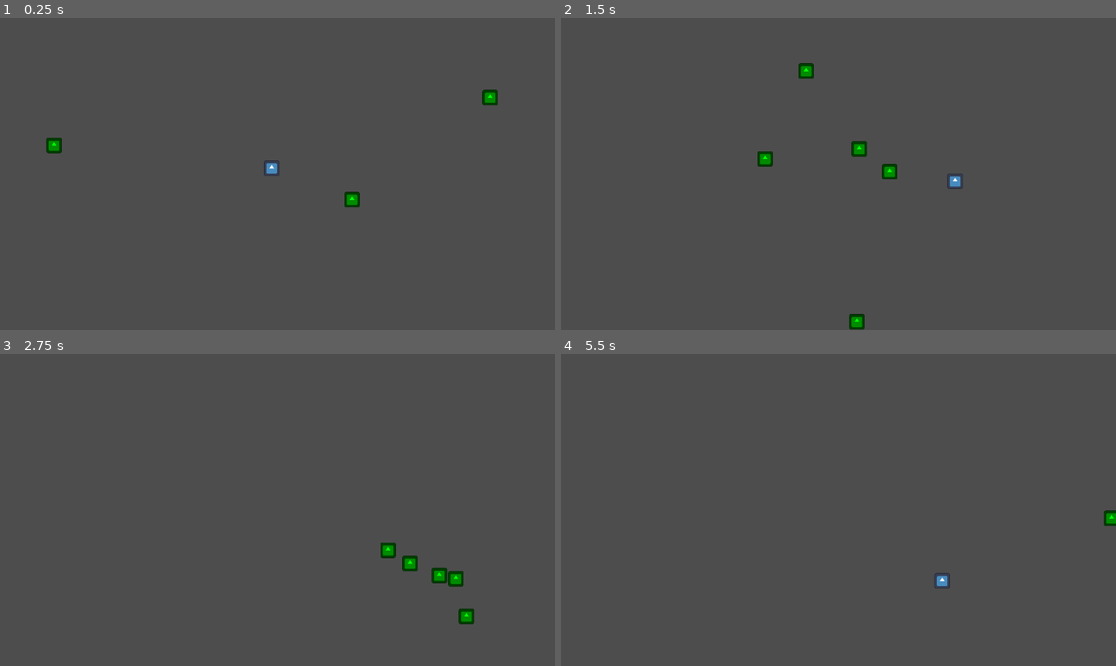
Above: before the commit, frames 1-4 (two rows, left to right).
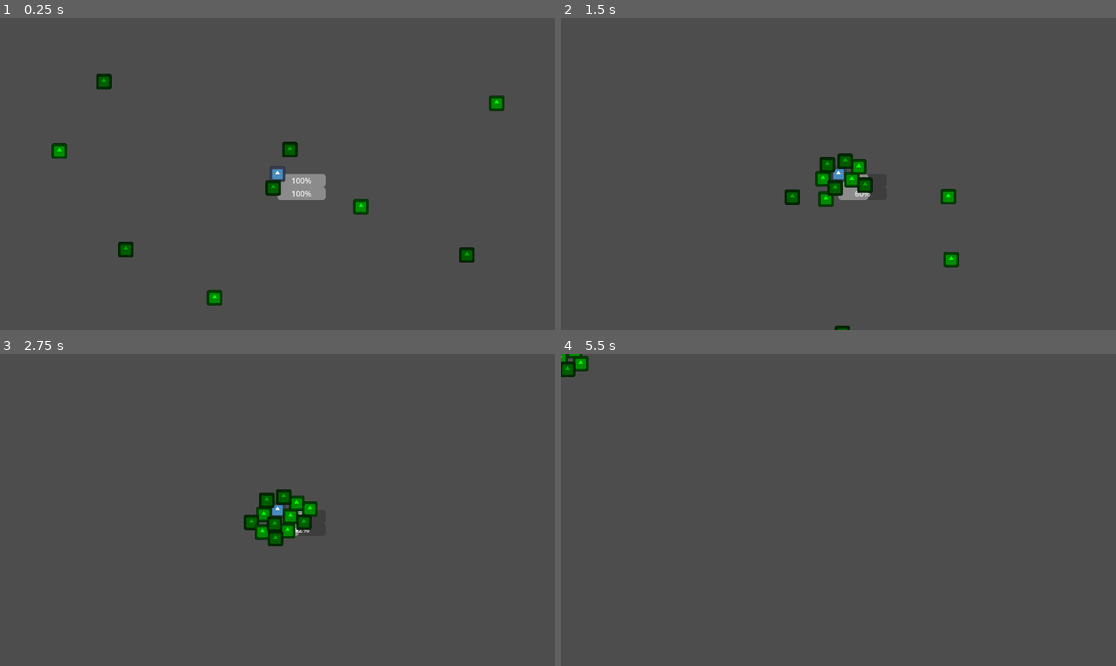
Above: after the commit, the same moments.

Repository: not-malware-exe/cse290r
Game: Godot game, scene res://world.tscn
The game is run twice, just before and just after one commit, with the same random seed, the same clock (stepped at 60 frames per second) and the same inputs. The engine's default icon, where the game draws it, is replaced by a stand-in: a white triangle on a blue panel in a dark square.
Inputs:
- Up to frame 1 (0.25 s): no input
- Up to frame 2 (1.5 s): hold D (Right) 0.53-1.28 s; tap Shift (Dash) at 0.6, 1.35 s; hold S (Down) from 1.28 s (still down)
- Up to frame 3 (2.75 s): release S (Down) at 2.03 s; hold D (Right) from 2.03 s (still down); tap Shift (Dash) at 2.1 s
- Up to frame 4 (5.5 s): release D (Right) at 2.78 s; hold W (Up) 2.78-3.53 s; tap Shift (Dash) every 0.75 s from 2.85 to 5.1 s; hold A (Left) 3.53-5.03 s; hold S (Down) from 5.03 s (still down)

The runs differ from the first frame. In frame 1, 2.3% of the frame differs, in the area x 8-91%, y 17-93%; in frame 2, 2.5%, in the area x 35-73%, y 14-100%; in frame 3, 2.3%; in frame 4, 0.5%.
Error after the commit: Out of bounds get index '0' (on base: 'Array[Node]') (res://states/zombie_ai/zombie_ai.gd:22)

Commit message:
E

Diff:
--- a/zombie-shooter/character.gd
+++ b/zombie-shooter/character_scenes/character.gd
@@ -6,7 +6,19 @@
 @export var drag : float = 0.9
 @export var friction : float = 60.0
 
+@export var energy : float = 100.0
+@export var health : float = 100.0
+
+
+
 var impulse : Vector2 = Vector2.ZERO
+func _process(delta: float) -> void:
+	velocity -= velocity * drag * delta
+	apply_friction(delta)
+	velocity += impulse
+	impulse = Vector2.ZERO
+	energy = min(energy + delta, 100.0)
+
 func apply_friction(delta : float):
 
 	for axis in 2:
@@ -20,10 +32,13 @@
 
 
 
-func _process(delta: float) -> void:
-	velocity -= velocity * drag * delta
-	apply_friction(delta)
-
 func _physics_process(_delta: float) -> void:
 
 	move_and_slide()
+
+func damage(amount : float):
+	health -= amount
+	print(health)
+	if health <= 0:
+		queue_free()
+		print("deadaa")
--- a/zombie-shooter/character_body_2d.tscn
+++ b/zombie-shooter/character_scenes/character_body_2d.tscn
@@ -1,7 +1,9 @@
 [gd_scene load_steps=2 format=3 uid="uid://b11nlt1l2hiqc"]
 
-[ext_resource type="Script" uid="uid://cw5ccrtse1g6y" path="res://character.gd" id="1_f50pn"]
+[ext_resource type="Script" uid="uid://cw5ccrtse1g6y" path="res://character_scenes/character.gd" id="1_f50pn"]
 
 [node name="CharacterBody2D" type="CharacterBody2D"]
 motion_mode = 1
 script = ExtResource("1_f50pn")
+
+[node name="DashTimer" type="Timer" parent="."]
--- /dev/null
+++ b/zombie-shooter/character_scenes/player_character.gd
@@ -0,0 +1,10 @@
+extends Character
+
+@export var dash_module : DashModule = null
+
+func _process(delta : float):
+	super(delta)
+
+	var direction : Vector2 = Input.get_vector("Left","Right","Up","Down")
+	impulse = acceleration * direction * delta
+	if Input.is_action_just_pressed("Dash"): dash_module.attempt_dash(direction)
--- /dev/null
+++ b/zombie-shooter/character_scenes/player_character.tscn
@@ -0,0 +1,35 @@
+[gd_scene load_steps=6 format=3 uid="uid://d8jc4oy7yg2l"]
+
+[ext_resource type="Script" uid="uid://dxmk5gooq55et" path="res://character_scenes/player_character.gd" id="1_02ohv"]
+[ext_resource type="Texture2D" uid="uid://detrigj2ejk0n" path="res://icon.svg" id="2_5up26"]
+[ext_resource type="Script" uid="uid://rqtawah201qv" path="res://dash_module.gd" id="3_4akcp"]
+[ext_resource type="PackedScene" uid="uid://dvds5ipt0rlop" path="res://vitality_ui.tscn" id="4_wkojq"]
+
+[sub_resource type="CircleShape2D" id="CircleShape2D_02ohv"]
+radius = 15.0
+
+[node name="PlayerCharacter" type="CharacterBody2D" node_paths=PackedStringArray("dash_module") groups=["Player"]]
+motion_mode = 1
+script = ExtResource("1_02ohv")
+dash_module = NodePath("DashModule")
+metadata/_custom_type_script = "uid://cw5ccrtse1g6y"
+
+[node name="CollisionShape2D" type="CollisionShape2D" parent="."]
+shape = SubResource("CircleShape2D_02ohv")
+
+[node name="Camera2D" type="Camera2D" parent="."]
+position_smoothing_enabled = true
+
+[node name="VitalityUI" parent="Camera2D" node_paths=PackedStringArray("player") instance=ExtResource("4_wkojq")]
+player = NodePath("../..")
+
+[node name="Sprite2D" type="Sprite2D" parent="."]
+scale = Vector2(0.25, 0.25)
+texture = ExtResource("2_5up26")
+
+[node name="DashModule" type="Node" parent="." node_paths=PackedStringArray("dash_timer")]
+script = ExtResource("3_4akcp")
+dash_timer = NodePath("DashTimer")
+
+[node name="DashTimer" type="Timer" parent="DashModule"]
+wait_time = 0.5
--- /dev/null
+++ b/zombie-shooter/character_scenes/zombies/leaper.tscn
@@ -0,0 +1,40 @@
+[gd_scene load_steps=7 format=3 uid="uid://cj8pu66vhmgkh"]
+
+[ext_resource type="Script" uid="uid://cw5ccrtse1g6y" path="res://character_scenes/character.gd" id="1_osos2"]
+[ext_resource type="Texture2D" uid="uid://detrigj2ejk0n" path="res://icon.svg" id="2_kdmq8"]
+[ext_resource type="Script" uid="uid://bv20qxjmj1mer" path="res://states/zombie_ai/leaper_ai.gd" id="3_osos2"]
+[ext_resource type="Script" uid="uid://rqtawah201qv" path="res://dash_module.gd" id="4_iaex7"]
+[ext_resource type="PackedScene" uid="uid://bjjy5evprjiks" path="res://weapons/claws.tscn" id="5_kdmq8"]
+
+[sub_resource type="CircleShape2D" id="CircleShape2D_eseir"]
+radius = 15.0
+
+[node name="Zombie" type="CharacterBody2D" groups=["Zombie"]]
+motion_mode = 1
+script = ExtResource("1_osos2")
+metadata/_custom_type_script = "uid://cw5ccrtse1g6y"
+
+[node name="CollisionShape2D" type="CollisionShape2D" parent="."]
+shape = SubResource("CircleShape2D_eseir")
+
+[node name="Sprite2D" type="Sprite2D" parent="."]
+modulate = Color(3.8263947e-06, 0.657962, 1.1551381e-06, 1)
+scale = Vector2(0.25, 0.25)
+texture = ExtResource("2_kdmq8")
+
+[node name="LeaperAI" type="Node" parent="." node_paths=PackedStringArray("dash_module")]
+script = ExtResource("3_osos2")
+dash_module = NodePath("../DashModule")
+enter_on_set_up = true
+metadata/_custom_type_script = "uid://bv20qxjmj1mer"
+
+[node name="DashModule" type="Node" parent="." node_paths=PackedStringArray("dash_timer")]
+script = ExtResource("4_iaex7")
+dash_impulse = 480.0
+dash_timer = NodePath("DashTimer")
+dash_energy_cost = 0.0
+
+[node name="DashTimer" type="Timer" parent="DashModule"]
+wait_time = 2.0
+
+[node name="Claws" parent="." instance=ExtResource("5_kdmq8")]
--- /dev/null
+++ b/zombie-shooter/character_scenes/zombies/zombie.gd
@@ -0,0 +1,24 @@
+extends Character
+
+var chase_type : int = 1
+
+
+func _process(delta: float) -> void:
+	super(delta)
+	var direction : Vector2 = Vector2.ZERO
+	match chase_type:
+		1:
+			direction = (target_player.global_position - global_position).normalized()
+
+		2:
+			direction = ((target_player.global_position + target_player.velocity + target_player.impulse*target_player.impulse) - global_position).normalized()
+		3:
+			direction = ((target_player.global_position + target_player.impulse*target_player.impulse) - global_position).normalized()
+		4:
+			direction = ((target_player.global_position + target_player.velocity + target_player.impulse*target_player.impulse) - global_position).normalized()
+	impulse = acceleration * direction * delta
+
+	super(delta)
+	velocity += impulse
+	var distance_from_target = (target_player.global_position - global_position).length()
+	if distance_from_target < 250 && distance_from_target > 40: dash_module.attempt_dash(direction)
--- /dev/null
+++ b/zombie-shooter/character_scenes/zombies/zombie.tscn
@@ -0,0 +1,43 @@
+[gd_scene load_steps=7 format=3 uid="uid://ccy7kgichnmy4"]
+
+[ext_resource type="Script" uid="uid://cw5ccrtse1g6y" path="res://character_scenes/character.gd" id="1_eseir"]
+[ext_resource type="Texture2D" uid="uid://detrigj2ejk0n" path="res://icon.svg" id="2_jmu02"]
+[ext_resource type="Script" uid="uid://rqtawah201qv" path="res://dash_module.gd" id="3_jmu02"]
+[ext_resource type="Script" uid="uid://4n7gxb7je7a8" path="res://states/zombie_ai/zombie_ai.gd" id="4_eseir"]
+[ext_resource type="PackedScene" uid="uid://bjjy5evprjiks" path="res://weapons/claws.tscn" id="5_28uo6"]
+
+[sub_resource type="CircleShape2D" id="CircleShape2D_eseir"]
+radius = 15.0
+
+[node name="Zombie" type="CharacterBody2D" groups=["Zombie"]]
+motion_mode = 1
+script = ExtResource("1_eseir")
+acceleration = 480.0
+drag = null
+friction = null
+energy = null
+health = null
+metadata/_custom_type_script = "uid://cw5ccrtse1g6y"
+
+[node name="CollisionShape2D" type="CollisionShape2D" parent="."]
+shape = SubResource("CircleShape2D_eseir")
+
+[node name="Sprite2D" type="Sprite2D" parent="."]
+modulate = Color(0, 1, 0, 1)
+scale = Vector2(0.25, 0.25)
+texture = ExtResource("2_jmu02")
+
+[node name="ZombieAI" type="Node" parent="."]
+script = ExtResource("4_eseir")
+enter_on_set_up = true
+
+[node name="DashModule" type="Node" parent="." node_paths=PackedStringArray("dash_timer")]
+script = ExtResource("3_jmu02")
+dash_impulse = 480.0
+dash_timer = NodePath("DashTimer")
+dash_energy_cost = 0.0
+
+[node name="DashTimer" type="Timer" parent="DashModule"]
+wait_time = 2.0
+
+[node name="Claws" parent="." instance=ExtResource("5_28uo6")]
--- /dev/null
+++ b/zombie-shooter/dash_module.gd
@@ -0,0 +1,25 @@
+extends Node
+class_name DashModule
+
+@export var dash_impulse : float = 240
+var can_dash : bool = true
+@export var dash_timer : Timer = Timer.new()
+@export var dash_energy_cost : float = 20.0
+
+var character : Character = null
+
+func _ready():
+	var parent = get_parent()
+	if parent is Character: character = parent
+	else: return
+	dash_timer.timeout.connect(dash_time_out)
+
+func attempt_dash(direction : Vector2):
+	if !can_dash or character.energy < dash_energy_cost: return
+	dash_timer.start()
+	can_dash = false
+	character.impulse += direction * dash_impulse
+	character.energy -= dash_energy_cost
+
+func dash_time_out():
+	can_dash = true
--- /dev/null
+++ b/zombie-shooter/dash_module.tscn
@@ -0,0 +1,9 @@
+[gd_scene load_steps=2 format=3 uid="uid://bsxgfxl1eb1pn"]
+
+[ext_resource type="Script" uid="uid://rqtawah201qv" path="res://dash_module.gd" id="1_88gd3"]
+
+[node name="DashModule" type="Node" node_paths=PackedStringArray("dash_timer")]
+script = ExtResource("1_88gd3")
+dash_timer = NodePath("DashTimer")
+
+[node name="DashTimer" type="Timer" parent="."]
--- a/zombie-shooter/player_character.gd
+++ /dev/null
@@ -1,12 +0,0 @@
-extends Character
-
-var dash_impulse : float = 240
-
-func _process(delta : float):
-
-	var direction : Vector2 = Input.get_vector("Left","Right","Up","Down")
-	var dashing : bool = Input.is_action_just_pressed("Dash")
-	impulse = acceleration * direction * delta + dash_impulse * direction * float(dashing)
-
-	super(delta)
-	velocity += impulse
--- a/zombie-shooter/player_character.tscn
+++ /dev/null
@@ -1,23 +0,0 @@
-[gd_scene load_steps=4 format=3 uid="uid://d8jc4oy7yg2l"]
-
-[ext_resource type="Script" uid="uid://dxmk5gooq55et" path="res://player_character.gd" id="1_02ohv"]
-[ext_resource type="Texture2D" uid="uid://detrigj2ejk0n" path="res://icon.svg" id="2_5up26"]
-
-[sub_resource type="CircleShape2D" id="CircleShape2D_02ohv"]
-radius = 15.0
-
-[node name="PlayerCharacter" type="CharacterBody2D" groups=["Player"]]
-motion_mode = 1
-script = ExtResource("1_02ohv")
-metadata/_custom_type_script = "uid://cw5ccrtse1g6y"
-
-[node name="CollisionShape2D" type="CollisionShape2D" parent="."]
-shape = SubResource("CircleShape2D_02ohv")
-
-[node name="Camera2D" type="Camera2D" parent="."]
-enabled = false
-position_smoothing_enabled = true
-
-[node name="Sprite2D" type="Sprite2D" parent="."]
-scale = Vector2(0.25, 0.25)
-texture = ExtResource("2_5up26")
--- /dev/null
+++ b/zombie-shooter/states/state.gd
@@ -0,0 +1,43 @@
+extends Node
+class_name State
+
+@export var enter_on_set_up : bool = false
+
+var entered_parent : Node
+
+@export var delay_time : float = 0.0
+var active_time : float = 0.0
+
+func _ready() -> void:
+	if enter_on_set_up:
+		enter()
+	else:
+		process_mode = Node.PROCESS_MODE_DISABLED
+
+func enter():
+	entered_parent = get_parent()
+	process_mode = Node.PROCESS_MODE_INHERIT
+
+
+func init_parallel_state(friend : State = null):
+
+	friend.enter()
+
+
+func exit(successor : State = null):
+
+	if successor: successor.enter()
+	process_mode = Node.PROCESS_MODE_DISABLED
+	active_time = 0.0
+
+
+func do_state(_delta: float) -> void:
+
+	pass
+
+
+func _process(delta: float) -> void:
+
+	active_time += delta
+	if active_time < delay_time: return
+	do_state(delta)
--- /dev/null
+++ b/zombie-shooter/states/zombie_ai/leaper_ai.gd
@@ -0,0 +1,12 @@
+extends ZombieAI
+class_name LeaperAI
+
+@export var dash_module : DashModule = null
+
+func do_state(delta: float) -> void:
+	super(delta)
+	if zombie == null: return
+
+	var direction = ((target.global_position) - zombie.global_position).normalized()
+	var distance_from_target = (target.global_position - zombie.global_position).length()
+	if distance_from_target < 250 && distance_from_target > 40: dash_module.attempt_dash(direction)
--- /dev/null
+++ b/zombie-shooter/states/zombie_ai/zombie_ai.gd
@@ -0,0 +1,22 @@
+extends State
+class_name ZombieAI
+
+var zombie : Character = null
+
+# Called when the node enters the scene tree for the first time.
+func _ready() -> void:
+	super()
+	if entered_parent is Character:
+		zombie = entered_parent
+	else: return
+
+var target : Character = null
+func do_state(delta: float) -> void:
+	if zombie == null: return
+
+	get_target()
+	var direction = ((target.global_position) - zombie.global_position).normalized()
+	zombie.impulse += zombie.acceleration * direction * delta
+
+func get_target():
+	target = get_tree().get_nodes_in_group("Player")[0]
--- /dev/null
+++ b/zombie-shooter/vitality_ui.gd
@@ -0,0 +1,11 @@
+extends Control
+
+@export var player : Character = null
+@onready var health_bar : ProgressBar = $HealthBar
+@onready var energy_bar : ProgressBar = $EnergyBar
+
+
+# Called every frame. 'delta' is the elapsed time since the previous frame.
+func _process(_delta: float) -> void:
+	health_bar.value = player.health
+	energy_bar.value = player.energy
--- /dev/null
+++ b/zombie-shooter/vitality_ui.tscn
@@ -0,0 +1,27 @@
+[gd_scene load_steps=2 format=3 uid="uid://dvds5ipt0rlop"]
+
+[ext_resource type="Script" uid="uid://vexj2nbkxdd6" path="res://vitality_ui.gd" id="1_th4nw"]
+
+[node name="VitalityUI" type="Control"]
+layout_mode = 3
+anchors_preset = 15
+anchor_right = 1.0
+anchor_bottom = 1.0
+grow_horizontal = 2
+grow_vertical = 2
+script = ExtResource("1_th4nw")
+
+[node name="HealthBar" type="ProgressBar" parent="."]
+layout_mode = 0
+offset_right = 100.0
+offset_bottom = 27.0
+step = 0.1
+value = 100.0
+
+[node name="EnergyBar" type="ProgressBar" parent="."]
+layout_mode = 0
+offset_top = 27.0
+offset_right = 100.0
+offset_bottom = 54.0
+step = 0.1
+value = 100.0
--- /dev/null
+++ b/zombie-shooter/weapons/claws.gd
@@ -0,0 +1,12 @@
+extends Node2D
+
+#func activate(direction : Area2D):
+	#
+	#
+	#
+
+func _on_area_2d_body_entered(body: Node2D) -> void:
+
+	if body is Character:
+
+		body.damage(10)
--- /dev/null
+++ b/zombie-shooter/weapons/claws.tscn
@@ -0,0 +1,15 @@
+[gd_scene load_steps=2 format=3 uid="uid://bjjy5evprjiks"]
+
+[ext_resource type="Script" uid="uid://bjh6fj8c7awpt" path="res://weapons/claws.gd" id="1_kcmad"]
+
+[node name="Claws" type="Node2D"]
+script = ExtResource("1_kcmad")
+
+[node name="Area2D" type="Area2D" parent="."]
+monitorable = false
+
+[node name="CollisionPolygon2D" type="CollisionPolygon2D" parent="Area2D"]
+position = Vector2(0, -7)
+polygon = PackedVector2Array(33, 12, 27, 37, 0, 45, -27, 37, -33, 12, -20, 25, 0, 27, 20, 25)
+
+[connection signal="body_entered" from="Area2D" to="." method="_on_area_2d_body_entered"]
--- a/zombie-shooter/world.tscn
+++ b/zombie-shooter/world.tscn
@@ -1,29 +1,72 @@
-[gd_scene load_steps=3 format=3 uid="uid://b10usvvs45tn6"]
+[gd_scene load_steps=4 format=3 uid="uid://b10usvvs45tn6"]
 
-[ext_resource type="PackedScene" uid="uid://d8jc4oy7yg2l" path="res://player_character.tscn" id="1_fj7yv"]
-[ext_resource type="PackedScene" uid="uid://ccy7kgichnmy4" path="res://zombie.tscn" id="2_tlwt5"]
+[ext_resource type="PackedScene" uid="uid://d8jc4oy7yg2l" path="res://character_scenes/player_character.tscn" id="1_fj7yv"]
+[ext_resource type="PackedScene" uid="uid://ccy7kgichnmy4" path="res://character_scenes/zombies/zombie.tscn" id="2_tlwt5"]
+[ext_resource type="PackedScene" uid="uid://cj8pu66vhmgkh" path="res://character_scenes/zombies/leaper.tscn" id="3_tlwt5"]
 
 [node name="World" type="Node2D"]
-position = Vector2(568, 313)
 
 [node name="PlayerCharacter" parent="." instance=ExtResource("1_fj7yv")]
 position = Vector2(-4, -1)
 
 [node name="Zombie" parent="." instance=ExtResource("2_tlwt5")]
 position = Vector2(180, 71)
+drag = null
+energy = null
+health = null
 
 [node name="Zombie2" parent="." instance=ExtResource("2_tlwt5")]
 position = Vector2(-471, -50)
 acceleration = 600.0
+drag = null
+energy = null
+health = null
 
 [node name="Zombie3" parent="." instance=ExtResource("2_tlwt5")]
 position = Vector2(469, -154)
 acceleration = 800.0
+drag = null
+energy = null
+health = null
 
-[node name="Zombie4" parent="." instance=ExtResource("2_tlwt5")]
-position = Vector2(31, 719)
-acceleration = 740.0
+[node name="Zombie4" parent="." instance=ExtResource("3_tlwt5")]
+position = Vector2(70, -147)
+acceleration = 500.0
 
-[node name="Zombie5" parent="." instance=ExtResource("2_tlwt5")]
-position = Vector2(-244, -534)
-acceleration = 700.0
+[node name="Zombie5" parent="." instance=ExtResource("3_tlwt5")]
+position = Vector2(-372, -197)
+
+[node name="Zombie6" parent="." instance=ExtResource("3_tlwt5")]
+position = Vector2(-323, 158)
+acceleration = 200.0
+
+[node name="Zombie7" parent="." instance=ExtResource("2_tlwt5")]
+position = Vector2(510, 390)
+drag = null
+energy = null
+health = null
+
+[node name="Zombie8" parent="." instance=ExtResource("2_tlwt5")]
+position = Vector2(-141, 269)
+acceleration = 600.0
+drag = null
+energy = null
+health = null
+
+[node name="Zombie9" parent="." instance=ExtResource("2_tlwt5")]
+position = Vector2(799, 165)
+acceleration = 800.0
+drag = null
+energy = null
+health = null
+
+[node name="Zombie10" parent="." instance=ExtResource("3_tlwt5")]
+position = Vector2(400, 172)
+acceleration = 500.0
+
+[node name="Zombie11" parent="." instance=ExtResource("3_tlwt5")]
+position = Vector2(-42, 122)
+
+[node name="Zombie12" parent="." instance=ExtResource("3_tlwt5")]
+position = Vector2(7, 477)
+acceleration = 200.0
--- a/zombie-shooter/zombie.gd
+++ /dev/null
@@ -1,10 +0,0 @@
-extends Character
-
-func _process(delta: float) -> void:
-	super(delta)
-	var target_player : Node2D = get_tree().get_nodes_in_group("Player")[0]
-	var direction : Vector2 = (target_player.global_position - global_position).normalized()
-	impulse = acceleration * direction * delta
-
-	super(delta)
-	velocity += impulse
--- a/zombie-shooter/zombie.tscn
+++ /dev/null
@@ -1,22 +0,0 @@
-[gd_scene load_steps=4 format=3 uid="uid://ccy7kgichnmy4"]
-
-[ext_resource type="Script" uid="uid://dccay8o5t13lm" path="res://zombie.gd" id="1_roy8y"]
-[ext_resource type="Texture2D" uid="uid://detrigj2ejk0n" path="res://icon.svg" id="2_jmu02"]
-
-[sub_resource type="CircleShape2D" id="CircleShape2D_eseir"]
-radius = 15.0
-
-[node name="Zombie" type="CharacterBody2D" groups=["Zombie"]]
-motion_mode = 1
-script = ExtResource("1_roy8y")
-acceleration = 720.0
-friction = 30.0
-metadata/_custom_type_script = "uid://cw5ccrtse1g6y"
-
-[node name="CollisionShape2D" type="CollisionShape2D" parent="."]
-shape = SubResource("CircleShape2D_eseir")
-
-[node name="Sprite2D" type="Sprite2D" parent="."]
-modulate = Color(0, 1, 0, 1)
-scale = Vector2(0.25, 0.25)
-texture = ExtResource("2_jmu02")
Renamed: zombie-shooter/character.gd.uid -> zombie-shooter/character_scenes/character.gd.uid
Renamed: zombie-shooter/player_character.gd.uid -> zombie-shooter/character_scenes/player_character.gd.uid
Renamed: zombie-shooter/zombie.gd.uid -> zombie-shooter/character_scenes/zombies/zombie.gd.uid
Not shown, added: zombie-shooter/dash_module.gd.uid
Not shown, added: zombie-shooter/states/state.gd.uid
Not shown, added: zombie-shooter/states/zombie_ai/leaper_ai.gd.uid
Not shown, added: zombie-shooter/states/zombie_ai/zombie_ai.gd.uid
Not shown, added: zombie-shooter/vitality_ui.gd.uid
Not shown, added: zombie-shooter/weapons/claws.gd.uid
